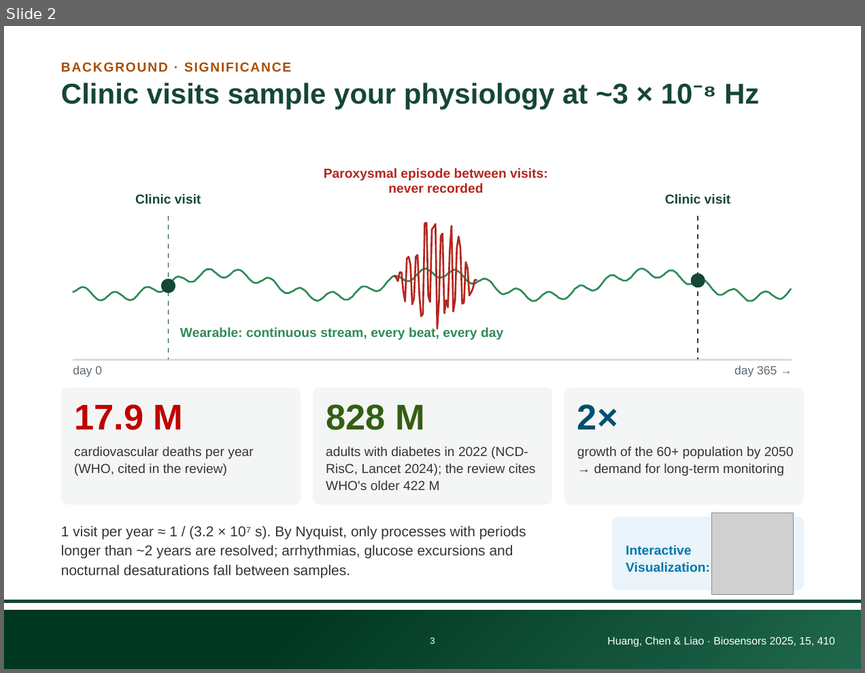
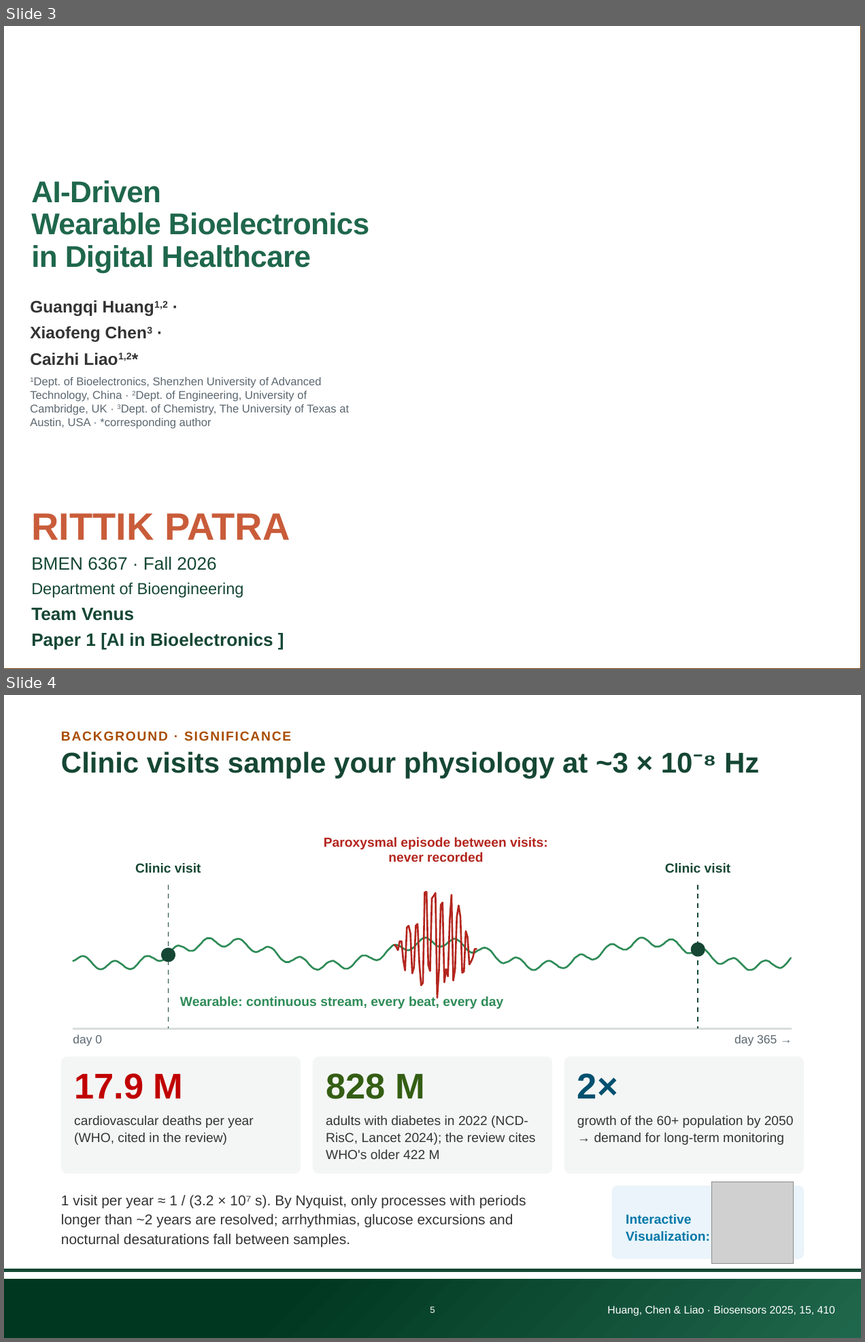
Before and after one commit to Rittik047/BMEN_6367_Presentation_Venus, a slide deck: Presentation/individual/Rittik_AI_Wearable_Bioelectronics_UTD_4x3.pptx. Shown one above the other, each under a label of ours: slide 2 before the commit, slides 3 and 4 after it. The pictures are 865x673 and 865x1342 pixels, drawn with LibreOffice and Linux fonts; fonts in the diff are those of the drawing; grey boxes stand for pictures; background and template pictures are left out. Boxes give left, top, right and bottom in pixels: in the first picture for what was removed or moved away, otherwise in the second. Text is boxed around its words. In the diff, an @@ line names an element or a change of style, - is before the commit and + after.

```diff
--- a/Presentation/individual/Rittik_AI_Wearable_Bioelectronics_UTD_4x3.pptx
+++ b/Presentation/individual/Rittik_AI_Wearable_Bioelectronics_UTD_4x3.pptx
@@ slide 3 added at box(4, 26, 861, 669), background #FFFFFF @@
@@ rectangle added at box(4, 26, 861, 669), fill gradient #FFFFFF, outline #663300 1 pt @@
@@ rectangle added at box(4, 26, 861, 669), fill gradient #FFFFFF, outline #663300 1 pt @@
@@ title added at box(31, 180, 369, 272), 25.2 pt, text #1F674C, bold @@
+AI-Driven
+Wearable Bioelectronics in Digital Healthcare
@@ text added at box(30, 300, 349, 429), 9.5 pt, text #5B6770 @@
+Guangqi Huang1,2 ·
+Xiaofeng Chen3 ·
+Caizhi Liao1,2*
+1Dept. of Bioelectronics, Shenzhen University of Advanced Technology, China · 2Dept. of Engineering, University of Cambridge, UK · 3Dept. of Chemistry, The University of Texas at Austin, USA · *corresponding author
@@ subtitle added at box(31, 513, 290, 650), 15 pt, text #154734, bold @@
+RITTIK PATRA
+BMEN 6367 · Fall 2026
+Department of Bioengineering
+Team Venus
+Paper 1 [AI in Bioelectronics ]
@@ what was slide 2 is now slide 4 @@
@@ page number at box(430, 1306, 434, 1312): text changed @@
-3
+5
```
Also in this commit, not shown: 4 slides changed, 1 other slide added, 2 other files.
